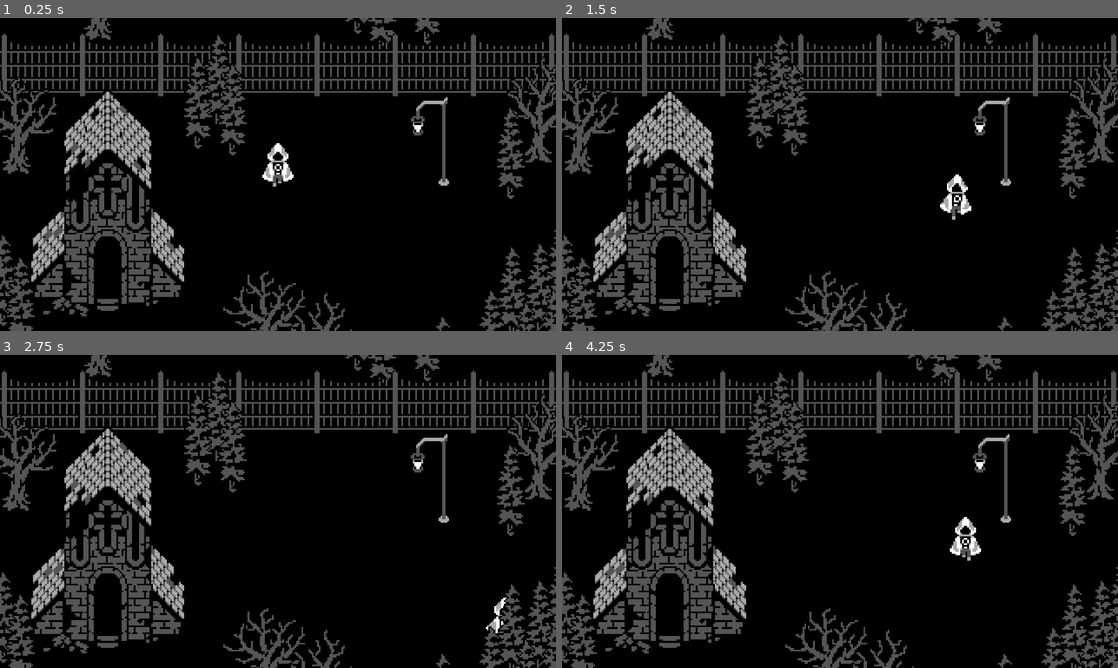
Above: before the commit, frames 1-4 (two rows, left to right).
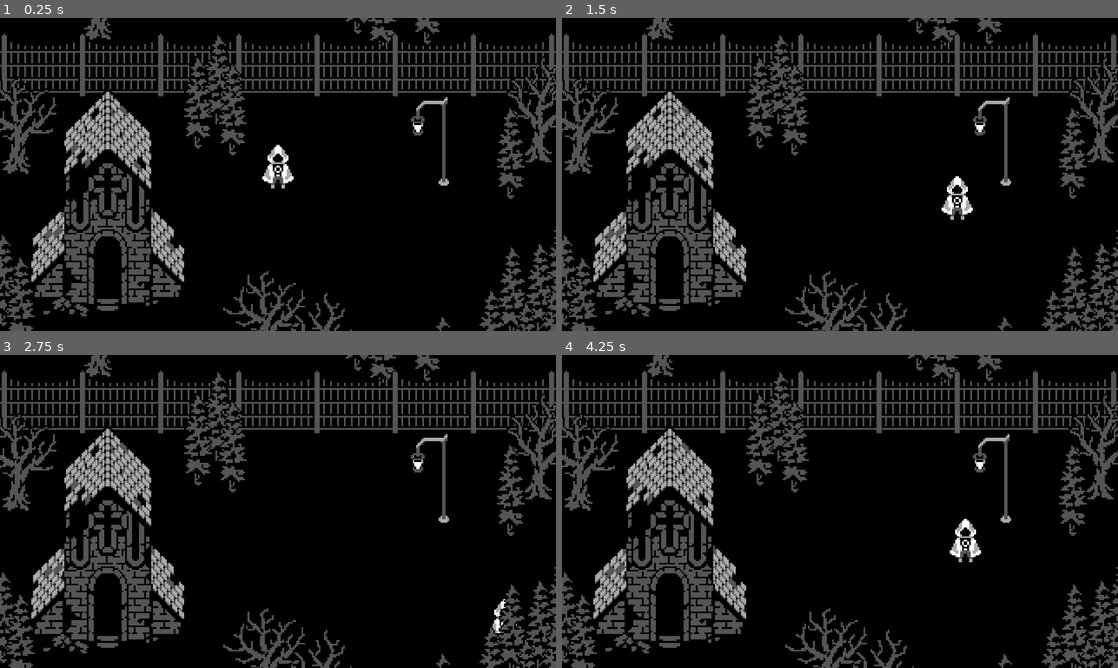
Above: after the commit, the same moments.

Repository: uheartbeast/eight-direction-animation
Game: Godot game, scene res://world.tscn
The game is run twice, just before and just after one commit, with the same random seed, the same clock (stepped at 60 frames per second) and the same inputs.
Inputs:
- Up to frame 1 (0.25 s): no input
- Up to frame 2 (1.5 s): tap Enter at 0.5 s; hold Right (move_right) 0.53-1.28 s; hold Down (move_down) from 1.28 s (still down)
- Up to frame 3 (2.75 s): release Down (move_down) at 2.03 s; hold Right (move_right) from 2.03 s (still down)
- Up to frame 4 (4.25 s): release Right (move_right) at 2.78 s; hold Up (move_up) 2.78-3.53 s; hold Left (move_left) from 3.53 s (still down)

The runs differ from the first frame. In frame 1, 0.3% of the frame differs, in the area x 47-53%, y 40-55%; in frame 2, 0.3%; in frame 3, less than 0.1%; in frame 4, 0.3%, in the area x 69-76%, y 51-67%.

Commit message:
4 - StateMachine and BlendSpace2D

Diff:
--- a/player.tscn
+++ b/player.tscn
@@ -405,18 +405,125 @@
 }
 
 [sub_resource type="AnimationNodeAnimation" id="AnimationNodeAnimation_onrkg"]
+animation = &"idle_west"
+
+[sub_resource type="AnimationNodeAnimation" id="AnimationNodeAnimation_i3pqv"]
+animation = &"idle_north_west"
+
+[sub_resource type="AnimationNodeAnimation" id="AnimationNodeAnimation_hqtel"]
+animation = &"idle_north"
+
+[sub_resource type="AnimationNodeAnimation" id="AnimationNodeAnimation_sweqy"]
+animation = &"idle_north_east"
+
+[sub_resource type="AnimationNodeAnimation" id="AnimationNodeAnimation_2hs0m"]
+animation = &"idle_east"
+
+[sub_resource type="AnimationNodeAnimation" id="AnimationNodeAnimation_1jxqw"]
+animation = &"idle_south_east"
+
+[sub_resource type="AnimationNodeAnimation" id="AnimationNodeAnimation_dw050"]
+animation = &"idle_south"
+
+[sub_resource type="AnimationNodeAnimation" id="AnimationNodeAnimation_b26j0"]
+animation = &"idle_south_west"
+
+[sub_resource type="AnimationNodeBlendSpace2D" id="AnimationNodeBlendSpace2D_n7ghd"]
+blend_point_0/node = SubResource("AnimationNodeAnimation_onrkg")
+blend_point_0/pos = Vector2(-1, 0)
+blend_point_1/node = SubResource("AnimationNodeAnimation_i3pqv")
+blend_point_1/pos = Vector2(-0.7, 0.7)
+blend_point_2/node = SubResource("AnimationNodeAnimation_hqtel")
+blend_point_2/pos = Vector2(0, 1)
+blend_point_3/node = SubResource("AnimationNodeAnimation_sweqy")
+blend_point_3/pos = Vector2(0.7, 0.7)
+blend_point_4/node = SubResource("AnimationNodeAnimation_2hs0m")
+blend_point_4/pos = Vector2(1, 0)
+blend_point_5/node = SubResource("AnimationNodeAnimation_1jxqw")
+blend_point_5/pos = Vector2(0.7, -0.7)
+blend_point_6/node = SubResource("AnimationNodeAnimation_dw050")
+blend_point_6/pos = Vector2(0, -1)
+blend_point_7/node = SubResource("AnimationNodeAnimation_b26j0")
+blend_point_7/pos = Vector2(-0.7, -0.7)
+blend_mode = 1
+
+[sub_resource type="AnimationNodeAnimation" id="AnimationNodeAnimation_nvl01"]
+animation = &"run_west"
+
+[sub_resource type="AnimationNodeAnimation" id="AnimationNodeAnimation_ivps1"]
+animation = &"run_north_west"
+
+[sub_resource type="AnimationNodeAnimation" id="AnimationNodeAnimation_urp6f"]
+animation = &"run_north"
+
+[sub_resource type="AnimationNodeAnimation" id="AnimationNodeAnimation_bwjto"]
+animation = &"run_north_east"
+
+[sub_resource type="AnimationNodeAnimation" id="AnimationNodeAnimation_606se"]
+animation = &"run_east"
+
+[sub_resource type="AnimationNodeAnimation" id="AnimationNodeAnimation_u1c27"]
+animation = &"run_south_east"
+
+[sub_resource type="AnimationNodeAnimation" id="AnimationNodeAnimation_op7ga"]
 animation = &"run_south"
+
+[sub_resource type="AnimationNodeAnimation" id="AnimationNodeAnimation_q13i1"]
+animation = &"run_south_west"
+
+[sub_resource type="AnimationNodeBlendSpace2D" id="AnimationNodeBlendSpace2D_pylmc"]
+blend_point_0/node = SubResource("AnimationNodeAnimation_nvl01")
+blend_point_0/pos = Vector2(-1, 0)
+blend_point_1/node = SubResource("AnimationNodeAnimation_ivps1")
+blend_point_1/pos = Vector2(-0.7, 0.7)
+blend_point_2/node = SubResource("AnimationNodeAnimation_urp6f")
+blend_point_2/pos = Vector2(0, 1)
+blend_point_3/node = SubResource("AnimationNodeAnimation_bwjto")
+blend_point_3/pos = Vector2(0.7, 0.7)
+blend_point_4/node = SubResource("AnimationNodeAnimation_606se")
+blend_point_4/pos = Vector2(1, 0)
+blend_point_5/node = SubResource("AnimationNodeAnimation_u1c27")
+blend_point_5/pos = Vector2(0.7, -0.7)
+blend_point_6/node = SubResource("AnimationNodeAnimation_op7ga")
+blend_point_6/pos = Vector2(0, -1)
+blend_point_7/node = SubResource("AnimationNodeAnimation_q13i1")
+blend_point_7/pos = Vector2(-0.7, -0.7)
+blend_mode = 1
+
+[sub_resource type="AnimationNodeStateMachineTransition" id="AnimationNodeStateMachineTransition_pbfsw"]
+advance_mode = 2
+
+[sub_resource type="AnimationNodeStateMachineTransition" id="AnimationNodeStateMachineTransition_5tmop"]
+
+[sub_resource type="AnimationNodeStateMachineTransition" id="AnimationNodeStateMachineTransition_7ahtn"]
+
+[sub_resource type="AnimationNodeStateMachine" id="AnimationNodeStateMachine_7lmhl"]
+states/IdleState/node = SubResource("AnimationNodeBlendSpace2D_n7ghd")
+states/IdleState/position = Vector2(495.639, 100.306)
+states/RunState/node = SubResource("AnimationNodeBlendSpace2D_pylmc")
+states/RunState/position = Vector2(496.032, 200.167)
+transitions = ["Start", "IdleState", SubResource("AnimationNodeStateMachineTransition_pbfsw"), "IdleState", "RunState", SubResource("AnimationNodeStateMachineTransition_5tmop"), "RunState", "IdleState", SubResource("AnimationNodeStateMachineTransition_7ahtn")]
+graph_offset = Vector2(82, -30)
+
+[sub_resource type="AnimationNodeStateMachineTransition" id="AnimationNodeStateMachineTransition_dx0e4"]
+advance_mode = 2
+
+[sub_resource type="AnimationNodeStateMachine" id="AnimationNodeStateMachine_jm5j8"]
+states/MoveState/node = SubResource("AnimationNodeStateMachine_7lmhl")
+states/MoveState/position = Vector2(433.5, 100.111)
+transitions = ["Start", "MoveState", SubResource("AnimationNodeStateMachineTransition_dx0e4")]
+graph_offset = Vector2(-28, -77)
 
 [sub_resource type="AnimationNodeTimeScale" id="AnimationNodeTimeScale_i3pqv"]
 
 [sub_resource type="AnimationNodeBlendTree" id="AnimationNodeBlendTree_hqtel"]
 graph_offset = Vector2(-324.167, 6.66667)
-nodes/Animation/node = SubResource("AnimationNodeAnimation_onrkg")
-nodes/Animation/position = Vector2(-100, 116.667)
+nodes/StateMachine/node = SubResource("AnimationNodeStateMachine_jm5j8")
+nodes/StateMachine/position = Vector2(-133.333, 116.667)
 nodes/TimeScale/node = SubResource("AnimationNodeTimeScale_i3pqv")
 nodes/TimeScale/position = Vector2(116.667, 116.667)
-nodes/output/position = Vector2(366.667, 100)
-node_connections = [&"TimeScale", 0, &"Animation", &"output", 0, &"TimeScale"]
+nodes/output/position = Vector2(266.667, 150)
+node_connections = [&"TimeScale", 0, &"StateMachine", &"output", 0, &"TimeScale"]
 
 [node name="Player" type="CharacterBody2D"]
 motion_mode = 1
@@ -436,6 +543,8 @@
 [node name="AnimationTree" type="AnimationTree" parent="."]
 tree_root = SubResource("AnimationNodeBlendTree_hqtel")
 anim_player = NodePath("../AnimationPlayer")
+parameters/StateMachine/MoveState/IdleState/blend_position = Vector2(-0.00100869, -0.0671674)
+parameters/StateMachine/MoveState/RunState/blend_position = Vector2(-0.279545, 0.566959)
 parameters/TimeScale/scale = 1.0
 
 [node name="CollisionPolygon2D" type="CollisionPolygon2D" parent="."]
Not shown: 1 places in player.tscn that only renumber resources
